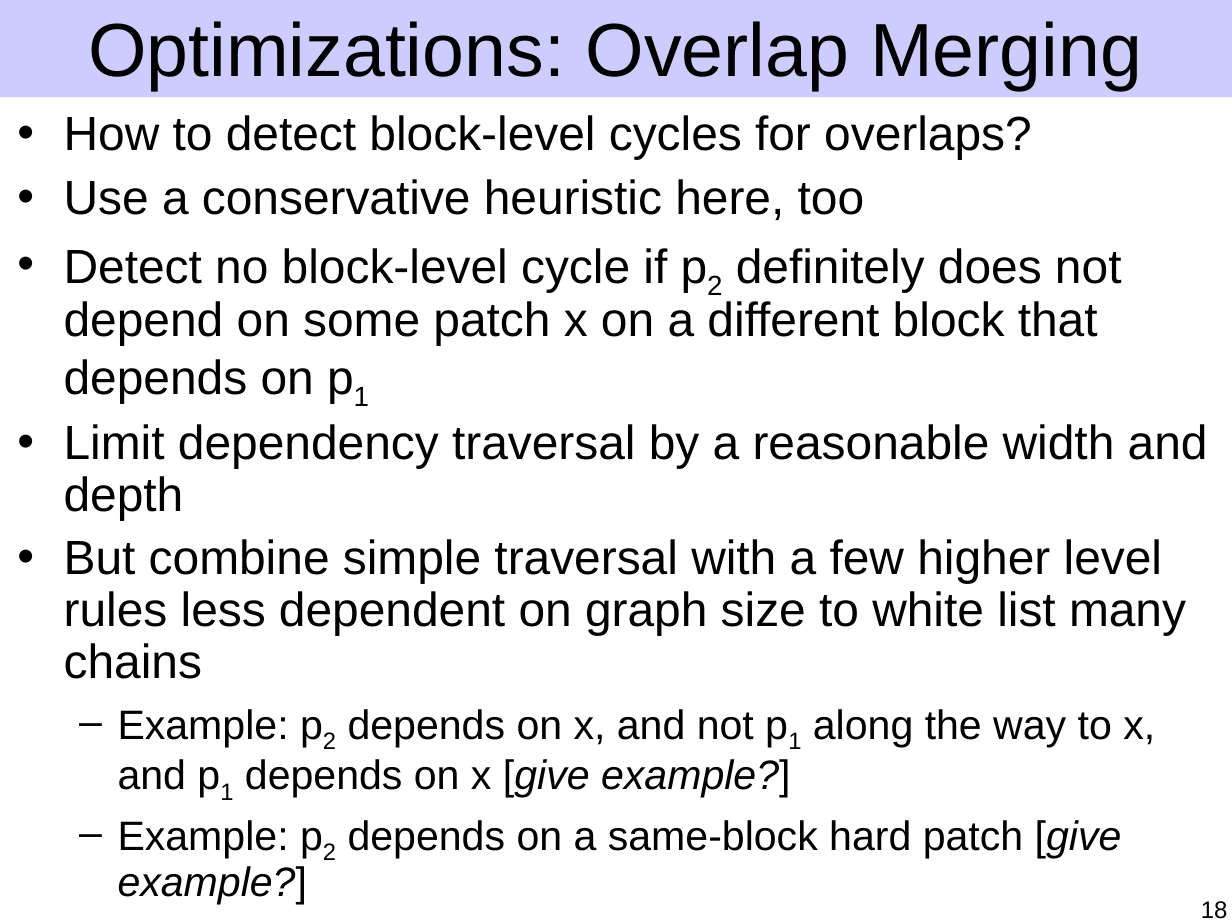
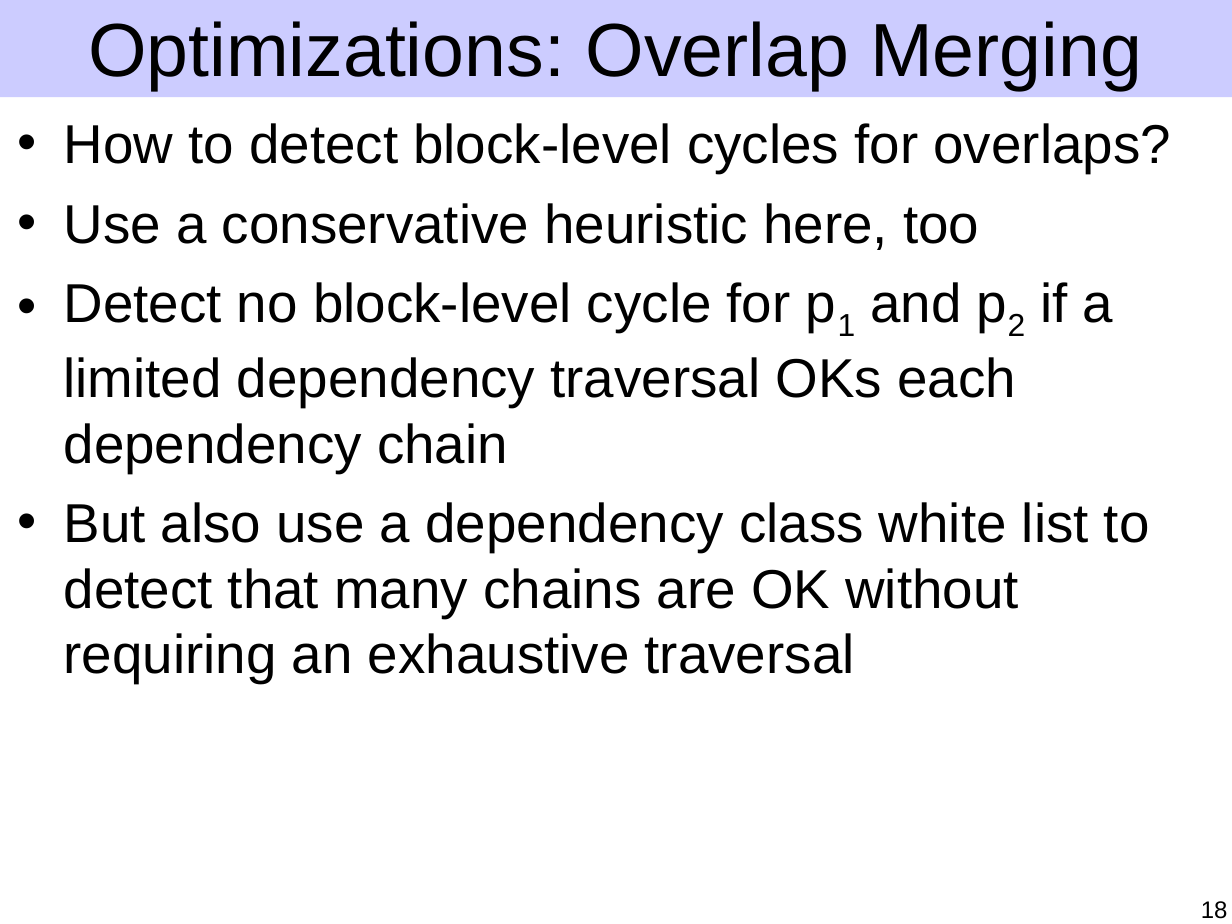
Before and after one commit to ucla-readable/fstitch-doc, a slide deck: slide 18 of sosp/pres.ppt. Drawn at 1232x924 pixels with LibreOffice and Linux fonts; fonts in the diff are those of the drawing. Boxes give left, top, right and bottom in pixels: in the first picture for what was removed or moved away, otherwise in the second. Text is boxed around its words. In the diff, an @@ line names an element or a change of style, - is before the commit and + after.

Commit message:
Improve overlap merging and flesh out ready change lists and other opts.

```diff
--- a/sosp/pres.ppt
+++ b/sosp/pres.ppt
@@ text at [64,123,1171,250]: size 28 to 32 pt in "How to detect block-level cycles for overlaps?", "Use a conservative heuristic here, too"; line spacing 0.9 to 1; more space between paragraphs @@
@@ text at [64,282,1150,683]: text changed; size 28 to 32 pt @@
-• Detect no block-level cycle if p2 definitely does not depend on some patch x on a different block that depends on p1
-• Limit dependency traversal by a reasonable width and depth
-• But combine simple traversal with a few higher level rules less dependent on graph size to white list many chains
-  – Example: p2 depends on x, and not p1 along the way to x, and p1 depends on x [give example?]
-  – Example: p2 depends on a same-block hard patch [give example?]
+• Detect no block-level cycle for p1 and p2 if a limited dependency traversal OKs each dependency chain
+• But also use a dependency class white list to detect that many chains are OK without requiring an exhaustive traversal
```
Also in this commit, not shown: 7 other slides changed, 5 slides added, 1 slide removed.
